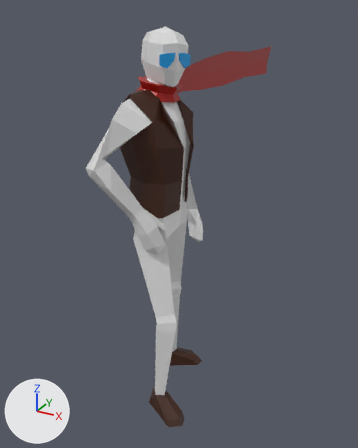
Renders of the Blender file Assets/Models/ottoHuman.blend from each side of a commit.
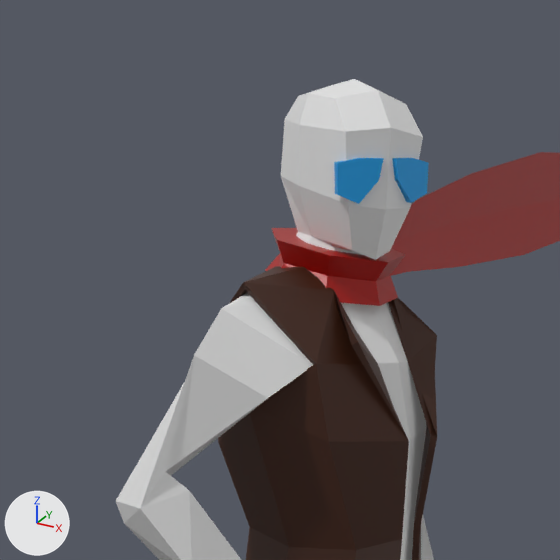
There are two pictures of each version: one whole from a camera (50 mm lens) standing at (2.172, -3.534, 3.572) and looking at (-0.17, 0.724, 1.444), one close up on the part from 13% to 66% of the width and 0% to 42% of the height. The axes (+X, +Y, +Z) are drawn at lower left. The lights are the same throughout.

Objects in the first close-up: 'Cube.002', 'Cylinder', 'HumanoidBase_NotOverlapping', 'HumanoidBase_NotOverlapping.001'.
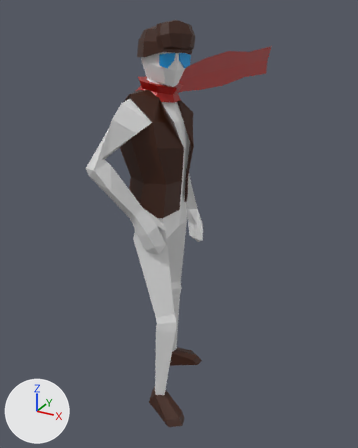
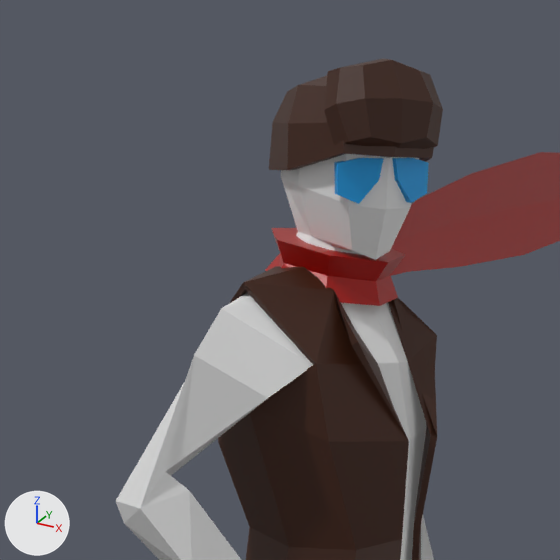
What differs and where, as boxes [x1, y1, x2, y2] in the close-ups (560 x 560 px):
'HumanoidBase_NotOverlapping.003', added (brown)
    after: [324, 58, 443, 158]
'HumanoidBase_NotOverlapping.002', added (brown)
    after: [269, 76, 434, 170]

The change, as a list of edits to the scene's bpy script:
```text
Add me_humanoidbase_notoverlapping_003:
    me_humanoidbase_notoverlapping_003.from_pydata(...)  # 50 vertices, 48 faces; spans x -0.114..0.114, y -0.123..0.137, z -0.062..0.066
    me_humanoidbase_notoverlapping_003.materials.append(mat_cap)  # brown #3d1a06
Add me_humanoidbase_notoverlapping_002:
    me_humanoidbase_notoverlapping_002.from_pydata(...)  # 50 vertices, 48 faces; spans x -0.108..0.107, y -0.116..0.123, z -0.063..0.066
    me_humanoidbase_notoverlapping_002.materials.append(mat_cap)  # brown #3d1a06
Add ob_humanoidbase_notoverlapping_003:
    ob_humanoidbase_notoverlapping_003 = bpy.data.objects.new('HumanoidBase_NotOverlapping.003', me_humanoidbase_notoverlapping_003)
    ob_humanoidbase_notoverlapping_003.location = (0.231, -0.018, 3.366)
    ob_humanoidbase_notoverlapping_003.rotation_euler = (-1.08, -1.062, 3.783)  # degrees (-62, -61, 217)
    ob_humanoidbase_notoverlapping_003.scale = (1.32, 1.29, 0.869)
Add ob_humanoidbase_notoverlapping_002:
    ob_humanoidbase_notoverlapping_002 = bpy.data.objects.new('HumanoidBase_NotOverlapping.002', me_humanoidbase_notoverlapping_002)
    ob_humanoidbase_notoverlapping_002.location = (0.063, 0.071, 3.318)
    ob_humanoidbase_notoverlapping_002.rotation_euler = (-0.0779, 0.0483, 1.571)  # degrees (-4.5, 2.8, 90)
    ob_humanoidbase_notoverlapping_002.scale = (2.06, 2.06, 2.06)
```
